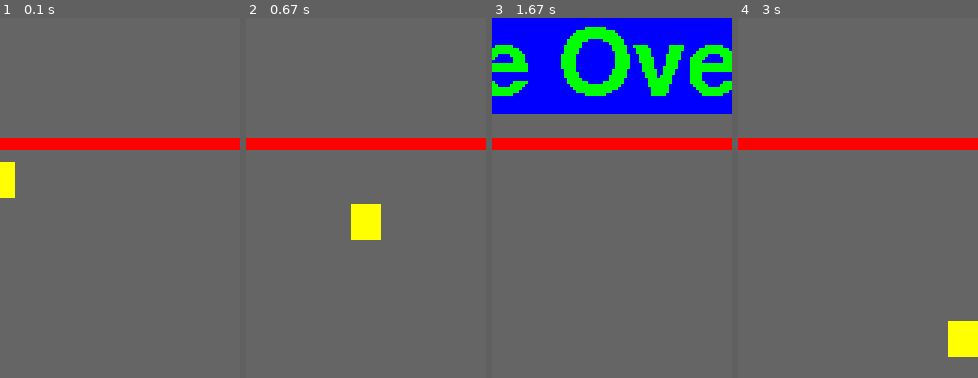
Above: before the commit, frames 1-4 (left to right).
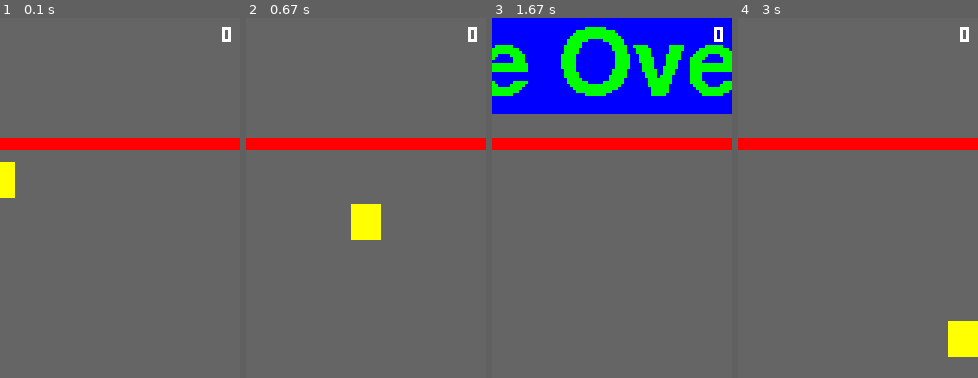
Above: after the commit, the same moments.

Repository: alexandreszybiak/pygame-house
Game: pygame game, started from main.py
Same seed, same stepped clock (60 frames per second), same inputs: the game is played once before the commit and once after it.
Inputs:
- Up to frame 1 (0.1 s): no input
- Up to frame 2 (0.67 s): hold Right from 0.33 s (still down)
- Up to frame 3 (1.67 s): release Right at 0.8 s; hold Right 0.83-1.3 s; hold Left from 1.33 s (still down)
- Up to frame 4 (3 s): release Left at 1.87 s; hold Left 1.9-2.3 s; hold Right 2.33-2.97 s
The pictures show only the part of the screen within x 50-100%, y 0-50%; the shares and areas given below are measured in that part.

The runs differ from the first frame. In frame 1, 0.1% of the frame differs, in the area x 92-97%, y 2-7%; in frame 2, 0.1%; in frame 3, 0.1%; in frame 4, 0.1%.

Commit message:
Added score

Diff:
--- a/main.py
+++ b/main.py
@@ -1,8 +1,9 @@
 # Example file showing a basic pygame "game loop"
 import random
 import math
-from math import copysign
+from math import copysign, floor
 from operator import truediv
+from tokenize import Intnumber
 
 import pygame
 
@@ -20,6 +21,7 @@
 platform_height = 4
 player_spawn_position = 48
 platform_timer_id = 999
+score_position = (3,3)
 
 class Laser:
     def __init__(self, y):
@@ -47,8 +49,10 @@
         self._y_remainder = 0
         self.rect = pygame.Rect(viewport.get_width()/2-5, player_spawn_position, 10, 12)
         self.bounce_amount = 2.9
+        self.score = 0
     def respawn(self):
         self.alive = True
+        self.score = 0
         self.rect.y = player_spawn_position
         self.rect.centerx = viewport.get_rect().centerx
         self._velocity_y = 0
@@ -92,6 +96,7 @@
             else:
                 self._velocity_y = -self.bounce_amount
                 platforms.pop(p)
+                self.score += 1
                 break
     def draw(self):
         if self.alive:
@@ -113,7 +118,8 @@
 game_state = 0
 
 #ingame variables
-wall = pygame.image.load('wall.png').convert()
+numbers_sprite = pygame.image.load('numbers.bmp')
+numbers_sprite.set_colorkey((255,0,255))
 platforms = []
 lasers = [ Laser(laser_position), Laser(viewport.get_height() - laser_position - laser_height) ]
 player = Player()
@@ -156,6 +162,13 @@
 
     if not player.alive:
         viewport.blit(game_over_text, game_over_text_rect)
+
+    # Display score
+    n = floor(player.score / 10)
+    if n > 0:
+        viewport.blit(numbers_sprite, (viewport.get_width() - 10,3,5,5),(n * 5,0,5,5))
+    n = player.score % 10
+    viewport.blit(numbers_sprite, (viewport.get_width() - 6,3,5,5),(n * 5,0,5,5))
     # flip() the display to put your work on screen
     screen.blit(pygame.transform.scale_by(viewport, 3), screen.get_rect())
 
Binary file added: numbers.bmp
